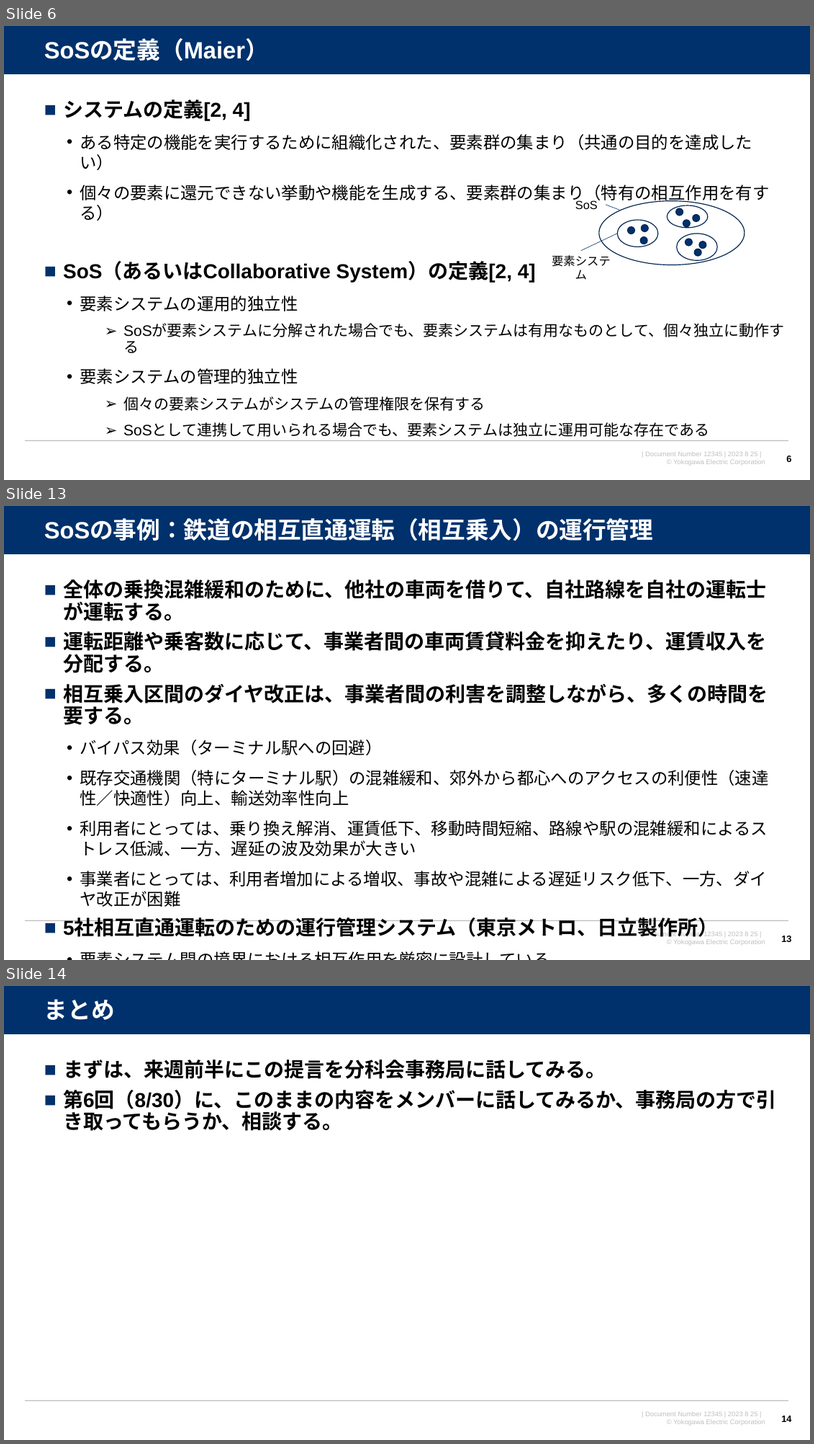
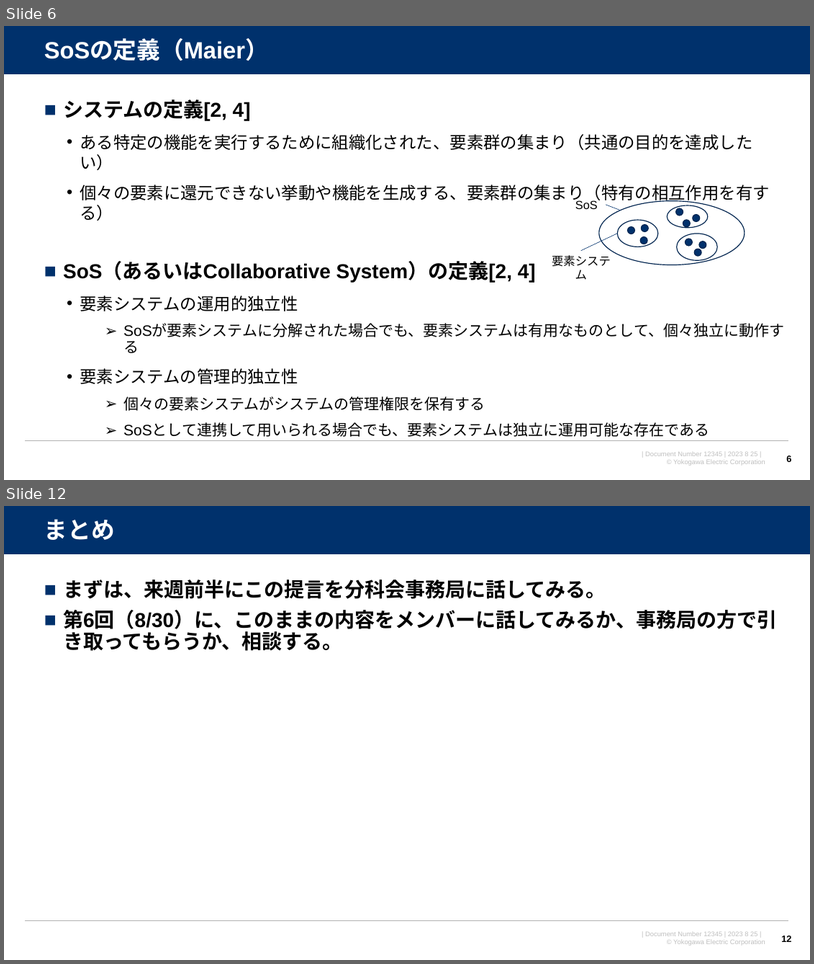
Before and after one commit to watarukumagai-git/opt, a slide deck: SoS/230825_SoS分科会第6回進め方のご相談_rev.0.pptx. Shown one above the other, each under a label of ours: slides 6, 13 and 14 before the commit, slides 6 and 12 after it; the slides between them are not shown. The pictures are 814x1444 and 814x964 pixels, drawn with LibreOffice and Linux fonts; fonts in the diff are those of the drawing; background and template pictures are left out. Boxes give left, top, right and bottom in pixels: in the first picture for what was removed or moved away, otherwise in the second. Text is boxed around its words. In the diff, an @@ line names an element or a change of style, - is before the commit and + after.

```diff
--- a/SoS/230825_SoS分科会第6回進め方のご相談_rev.0.pptx
+++ b/SoS/230825_SoS分科会第6回進め方のご相談_rev.0.pptx
@@ slide 13 removed at [4,506,810,960], background #FFFFFF; not listed: 4 template elements that a slide beside it also shows @@
@@ title removed at [44,520,653,541] @@
-SoSの事例：鉄道の相互直通運転（相互乗入）の運行管理
@@ text removed at [63,579,769,906] @@
-■ 全体の乗換混雑緩和のために、他社の車両を借りて、自社路線を自社の運転士が運転する。
-■ 運転距離や乗客数に応じて、事業者間の車両賃貸料金を抑えたり、運賃収入を分配する。
-■ 相互乗入区間のダイヤ改正は、事業者間の利害を調整しながら、多くの時間を要する。
-  • バイパス効果（ターミナル駅への回避）
-  • 既存交通機関（特にターミナル駅）の混雑緩和、郊外から都心へのアクセスの利便性（速達性／快適性）向上、輸送効率性向上
-  • 利用者にとっては、乗り換え解消、運賃低下、移動時間短縮、路線や駅の混雑緩和によるストレス低減、一方、遅延の波及効果が大きい
-  • 事業者にとっては、利用者増加による増収、事故や混雑による遅延リスク低下、一方、ダイヤ改正が困難
-■ 5社相互直通運転のための運行管理システム（東京メトロ、日立製作所）
-  • 要素システム間の境界における相互作用を厳密に設計している
@@ page number removed at [782,935,792,942] @@
-13
@@ what was slide 14 is now slide 12 @@
@@ page number at [782,935,792,942]: text changed @@
-14
+12
```
Also in this commit, not shown: 8 slides changed, 1 other slide removed.
